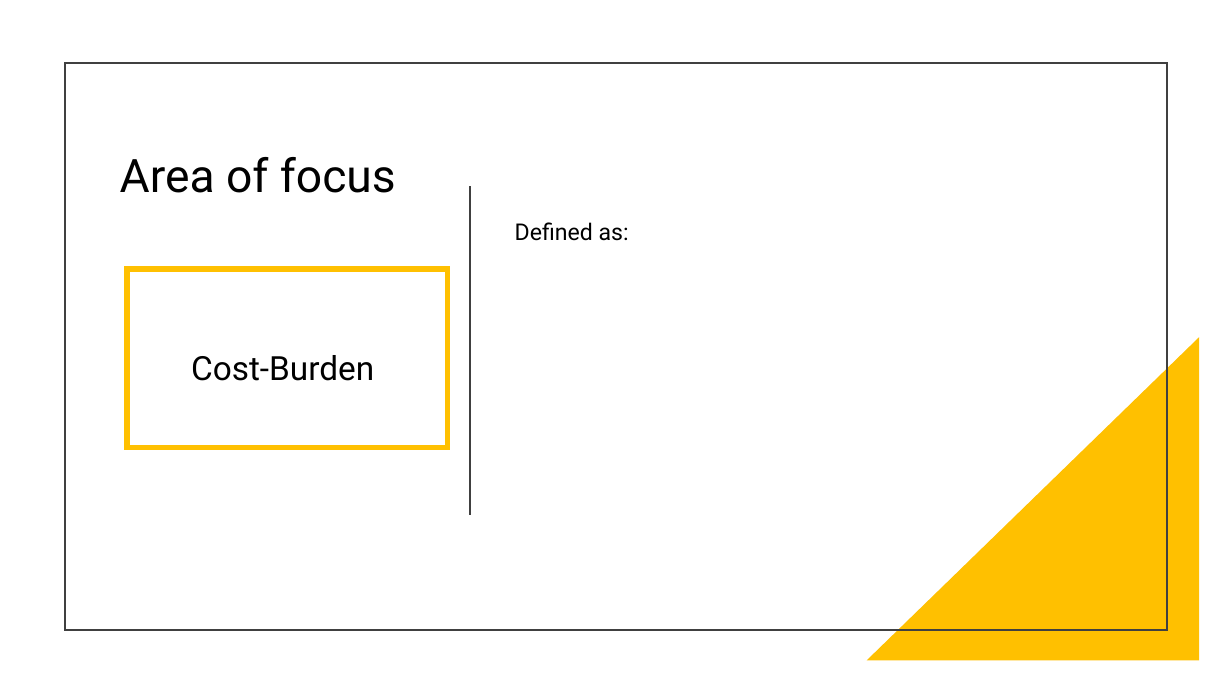
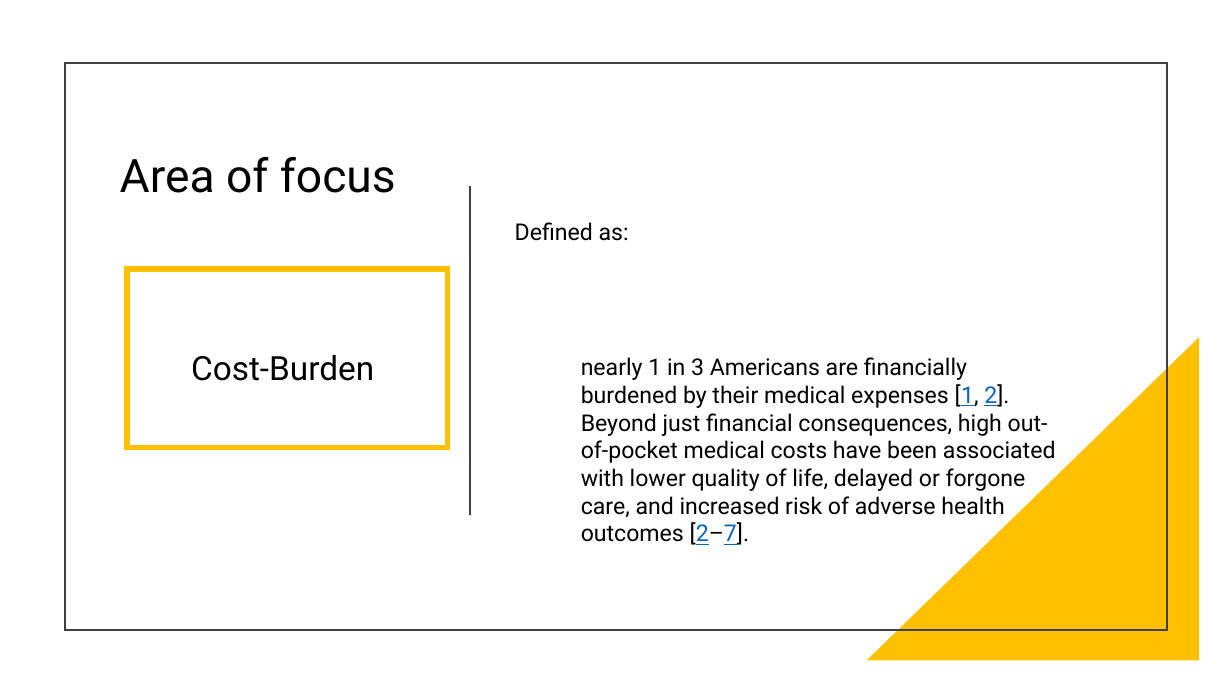
Before and after one commit to shivangiv/MCBS-Healthcare-Analytics, a slide deck: slide 5 of ALY6160GroupFINAL.pptx. Drawn at 1232x693 pixels with LibreOffice and Linux fonts; fonts in the diff are those of the drawing. Boxes give left, top, right and bottom in pixels: in the first picture for what was removed or moved away, otherwise in the second. Text is boxed around its words. In the diff, an @@ line names an element or a change of style, - is before the commit and + after.

```diff
--- a/ALY6160GroupFINAL.pptx
+++ b/ALY6160GroupFINAL.pptx
@@ text added at (x1=581, y1=357, x2=1056, y2=545), 18 pt, text #000000 @@
+nearly 1 in 3 Americans are financially burdened by their medical expenses [1, 2]. Beyond just financial consequences, high out-of-pocket medical costs have been associated with lower quality of life, delayed or forgone care, and increased risk of adverse health outcomes [2–7].
```
Also in this commit, not shown: 8 other slides changed, 8 slides added.
